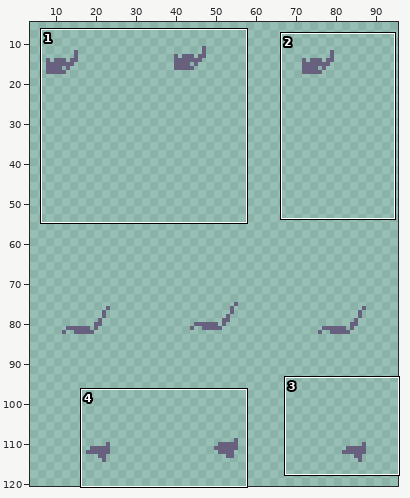
A sprite sheet gets an edit: trickortreat/paintassyn.png. The picture above shows the old version from afar; the outline marks the close-up.
Close-up. Before the edit:
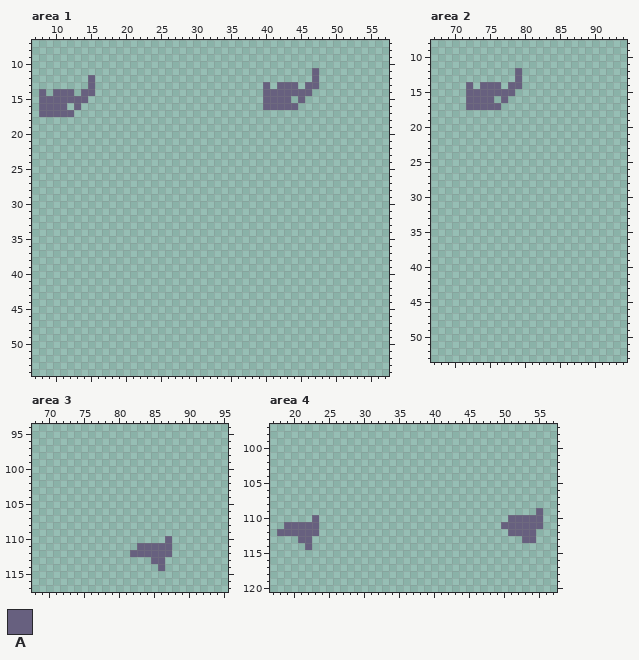
Shown: area 1: x 7..57, y 7..54; area 2: x 67..94, y 8..53; area 3: x 68..95, y 94..117; area 4: x 17..57, y 97..120. The wide view leaves out empty margins.
Palette (. is transparent): A #67607f
Pixels before, area 1 (only the part around the change), first column x 7:
 7 ...................................................
 8 ...................................................
 9 ...................................................
10 ...................................................
11 ........................................A..........
12 ........A...............................A..........
13 ........A........................A.AAA.AA..........
14 .A.AAA.AA........................AAAAAAA...........
15 .AAAAAAA.........................AAAA.A............
16 .AAAA.A..........................AAAAA.............
17 .AAAAA.............................................
18 ...................................................
19 ...................................................
20 ...................................................
21 ...................................................
22 ...................................................
23 ...................................................
24 ...................................................
25 ...................................................
26 ...................................................
27 ...................................................
28 ...................................................
29 ...................................................
30 ...................................................
31 ...................................................
32 ...................................................
33 ...................................................
34 ...................................................
35 ...................................................
36 ...................................................
37 ...................................................
38 ...................................................
39 ...................................................
40 ...................................................
41 ...................................................
42 ...................................................
43 ...................................................
44 ...................................................
45 ...................................................
46 ...................................................
47 ...................................................
48 ...................................................
49 ...................................................
50 ...................................................
51 ...................................................
52 ...................................................
53 ...................................................
54 ...................................................
Pixels before, area 2, first column x 72:
12 .......A
13 .......A
14 A.AAA.AA
15 AAAAAAA.
16 AAAA.A..
17 AAAAA...
Pixels before, area 3, first column x 82:
110 .....A
111 .AAAAA
112 AAAAAA
113 ...AA.
114 ....A.
Pixels before, area 4, first column x 18:
109 .....................................A
110 .....A...........................AAAAA
111 .AAAAA..........................AAAAAA
112 AAAAAA...........................AAAA.
113 ...AA..............................AA.
114 ....A.................................
After:
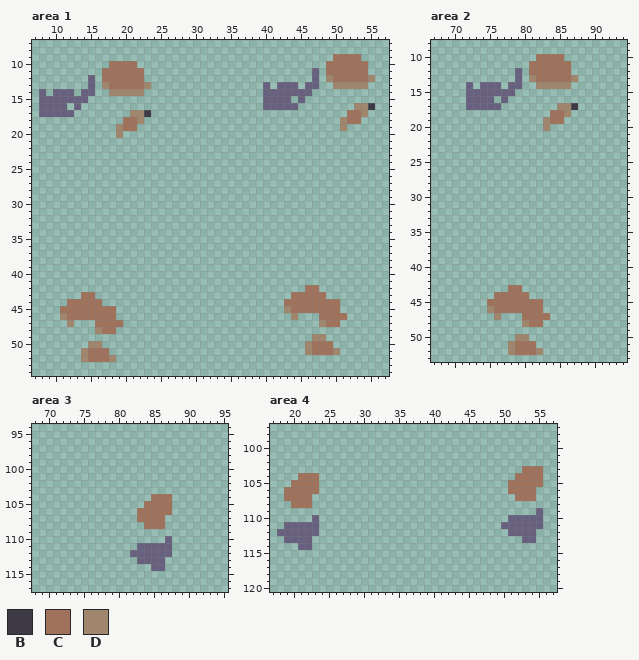
Colours new in this view: B #3d3a45  C #a0725b  D #a0866d
From old to new:
file 288x384 -> 384x512 pixels (blocks of 3x3 -> 4x4; one block is one cell here)
Area 1:
y 9: x 50..53 .... -> CCCC
y 10: x 18..21 .... -> CCCC; x 49..54 ...... -> CCCCCC
y 11: x 17..22 ...... -> CCCCCC; x 49..54 ...... -> CCCCCC
y 12: x 17..22 ...... -> CCCCCC; x 49..55 ....... -> DCCCCCD
y 13: x 17..23 ....... -> DCCCCCD; x 50..54 ..... -> DDDDD
y 14: x 18..22 ..... -> DDDDD
y 16: x 53..55 ... -> DDB
y 17: x 21..23 ... -> DDB; x 52..54 ... -> CCD
y 18: x 20..22 ... -> CCD; x 51..53 ... -> DCC
y 19: x 19..21 ... -> DCC; x 51 . -> D
y 20: x 19 . -> D
y 42: x 46..47 .. -> CC
y 43: x 14..15 .. -> CC; x 44..48 ..... -> CCCCC
y 44: x 12..16 ..... -> CCCCC; x 43..50 ........ -> CCCCCCCC
y 45: x 11..18 ........ -> CCCCCCCC; x 43..50 ........ -> DCCCCCCC
y 46: x 11..18 ........ -> DCCCCCCC; x 44 . -> D; x 48..51 .... -> CCCC
y 47: x 12 . -> D; x 16..19 .... -> CCCC; x 48..50 ... -> DCC
y 48: x 16..18 ... -> DCC
y 49: x 47..48 .. -> DD
y 50: x 15..16 .. -> DD; x 46..49 .... -> DCCC
y 51: x 14..17 .... -> DCCC; x 46..50 ..... -> DCCCD
y 52: x 14..18 ..... -> DCCCD
Area 2:
y 10: x 82..85 .... -> CCCC
y 11..12: x 81..86 ...... -> CCCCCC
y 13: x 81..87 ....... -> DCCCCCD
y 14: x 82..86 ..... -> DDDDD
y 17: x 85..87 ... -> DDB
y 18: x 84..86 ... -> CCD
y 19: x 83..85 ... -> DCC
y 20: x 83 . -> D
y 43: x 78..79 .. -> CC
y 44: x 76..80 ..... -> CCCCC
y 45: x 75..82 ........ -> CCCCCCCC
y 46: x 75..82 ........ -> DCCCCCCC
y 47: x 76 . -> D; x 80..83 .... -> CCCC
y 48: x 80..82 ... -> DCC
y 50: x 79..80 .. -> DD
y 51: x 78..81 .... -> DCCC
y 52: x 78..82 ..... -> DCCCD
Area 3:
y 104: x 85..87 ... -> CCC
y 105: x 84..87 .... -> CCCC
y 106: x 83..87 ..... -> CCCCC
y 107: x 83..86 .... -> CCCC
y 108: x 84..86 ... -> CCC
y 113: x 83..84 .. -> AA
y 114: x 85 . -> A
Area 4:
y 103: x 53..55 ... -> CCC
y 104: x 21..23 ... -> CCC; x 52..55 .... -> CCCC
y 105: x 20..23 .... -> CCCC; x 51..55 ..... -> CCCCC
y 106: x 19..23 ..... -> CCCCC; x 51..54 .... -> CCCC
y 107: x 19..22 .... -> CCCC; x 52..54 ... -> CCC
y 108: x 20..22 ... -> CCC
y 113: x 19..20 .. -> AA
y 114: x 21 . -> A
